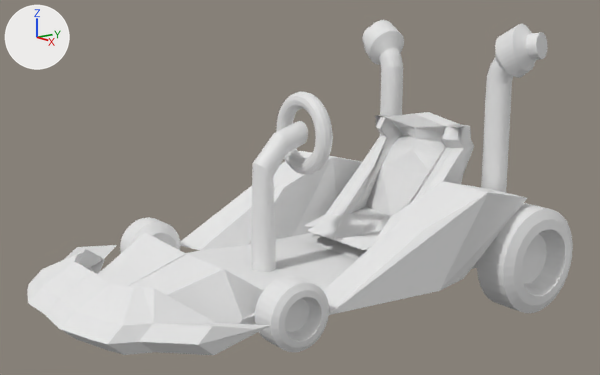
Before and after pictures for a commit that changed the Blender file Assets/Vehicles/goKart.blend.
One viewpoint serves both versions: a 50 mm camera at (12.24, -9.77, 6.29) aimed at (0.13, -0.94, 3.04). Arrows for +X, +Y and +Z are at upper left; the lights stay in place.

In view in the first picture: 'Car_Body', 'Car_Pipes', 'Seat', 'Steering_Wheel', 'Tire_Back_Left', 'Tire_Front_Left', 'Tire_Front_Right'.
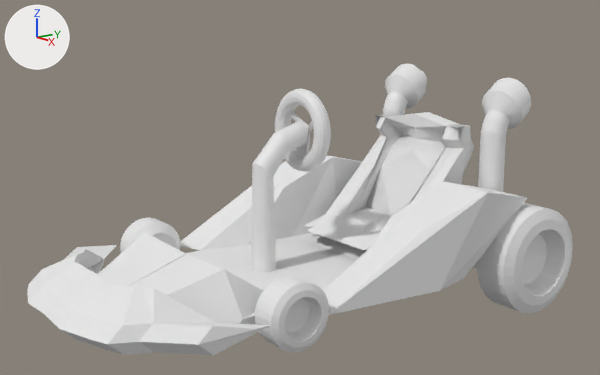
The change in detail:
me_torus is used by ob_steering_wheel; parent ob_car_body; location (-0.0428, -0.847, 2.794); rotation (1.571, 0.0, 0.0), in degrees (90, 0, 0); scale (-0.615, -0.615, -0.615).
me_torus had 576 vertices, 576 faces and spanned x -1.25..1.25, y -0.91..1.59, z 0.33..0.83.
me_torus now has 596 vertices, 596 faces and spans x -1.25..1.25, y -1.25..1.25, z -0.25..0.34.
me_torus part 1: 576 vertices removed from x -1.25..1.25, y -0.91..1.59, z 0.33..0.83; 596 vertices added at x -1.25..1.25, y -1.25..1.25, z -0.25..0.34.
me_plane is used by ob_car_pipes; parent ob_empty; location (1.268, 2.88, 3.719); rotation (-1.571, 0.0, 0.0), in degrees (-90, 0, 0).
me_plane had 886 vertices, 773 faces, 17 loose edges and spanned x -3.78..1.11, y -0.45..5.69, z -4.0..1.07.
me_plane now has 746 vertices, 646 faces, 5 loose edges and spans x -3.77..0.58, y -0.45..6.02, z -4.0..0.28.
me_plane part 2: the loose piece of 352 vertices spanning x -0.04..1.11, y 4.7..5.61, z -3.47..1.06 is rebuilt with 288 vertices and now spans x -0.33..0.58, y 4.81..5.97, z -3.48..0.01.
me_plane part 3: the loose piece of 352 vertices spanning x -3.78..-2.66, y 4.77..5.69, z -3.46..1.07 is rebuilt with 288 vertices and now spans x -3.26..-2.35, y 4.86..6.02, z -3.36..0.12.
Object 'Steering_Wheel' (ob_steering_wheel) moves from (-0.0428, -0.847, 2.794) to (-0.096, -0.494, 2.638).

Location of each change, (x1, y1, x2, y2) in pixels of the pictures (600 x 375 px):
'Car_Pipes', reshaped (17% shorter): before (251, 20, 547, 272); after (251, 63, 531, 272)
'Steering_Wheel', reshaped, moved: before (276, 92, 333, 175); after (275, 89, 331, 172)
part 2 of me_plane, rebuilt: before (481, 24, 547, 193); after (478, 78, 531, 192)
part 3 of me_plane, rebuilt: before (362, 20, 404, 115); after (383, 63, 427, 115)
